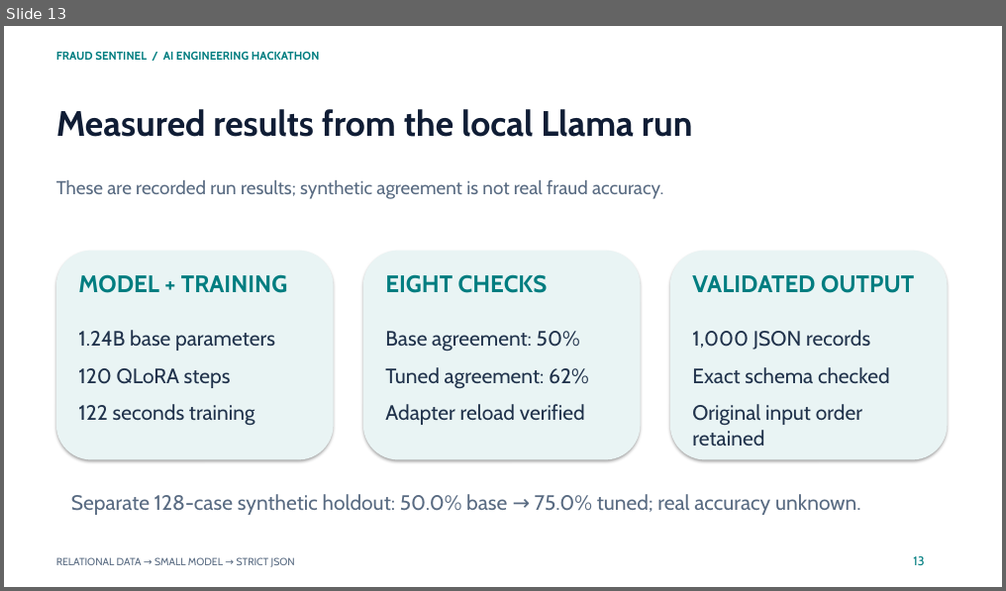
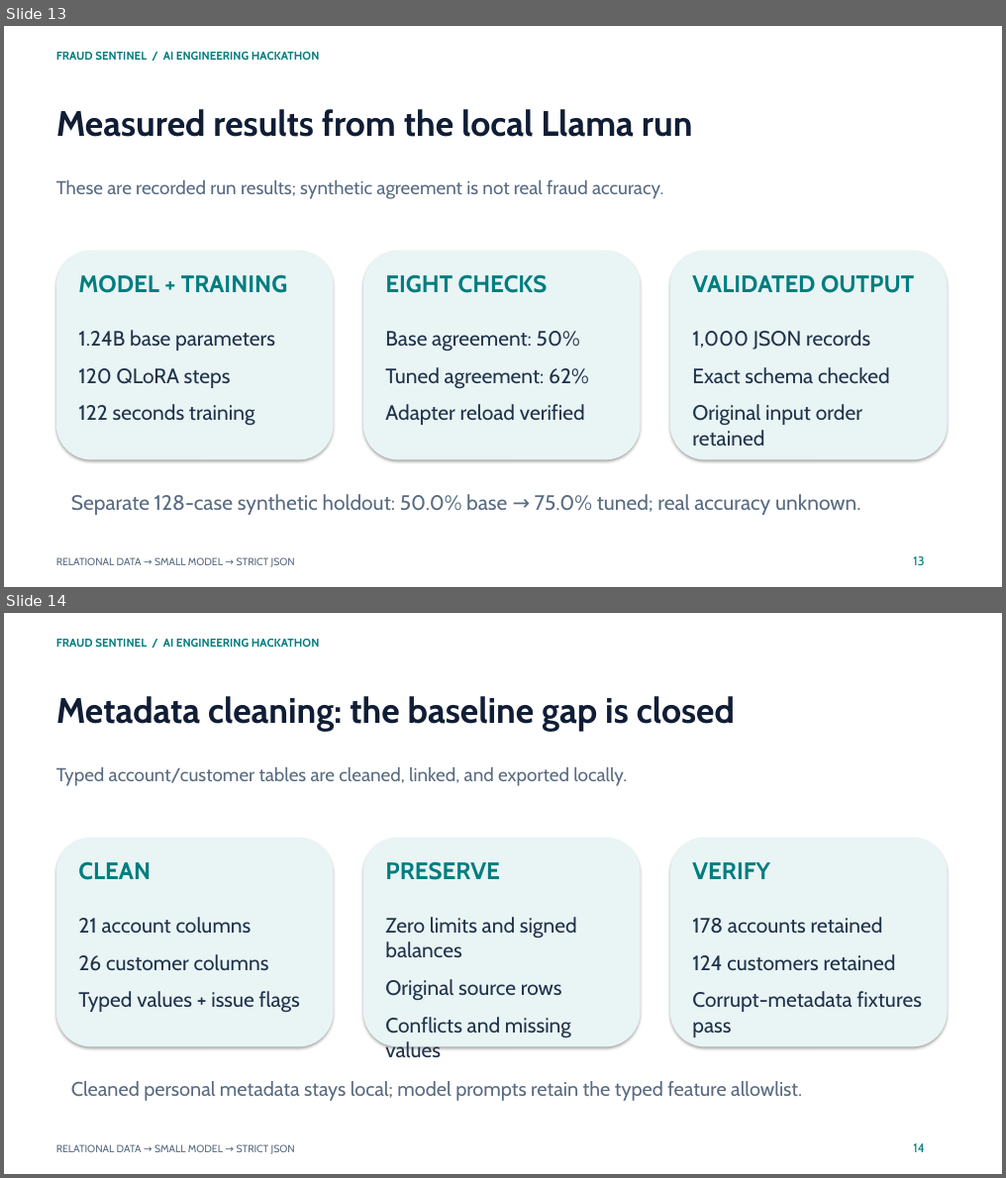
Before and after one commit to Vinay1656/fraud-sentinel, a slide deck: docs/presentation.pptx. Shown one above the other, each under a label of ours: slide 13 before the commit, slides 13 and 14 after it. The pictures are 1006x591 and 1006x1178 pixels, drawn with LibreOffice and Linux fonts; fonts in the diff are those of the drawing. Boxes give left, top, right and bottom in pixels: in the first picture for what was removed or moved away, otherwise in the second. Text is boxed around its words. In the diff, an @@ line names an element or a change of style, - is before the commit and + after.

Commit message:
Complete metadata cleaning and publish verified notebook results

```diff
--- a/docs/presentation.pptx
+++ b/docs/presentation.pptx
@@ slide 14 added at (x1=4, y1=613, x2=1002, y2=1174), background #FFFFFF @@
@@ text added at (x1=56, y1=638, x2=319, y2=647), 11 pt, text #007D80, bold @@
+FRAUD SENTINEL / AI ENGINEERING HACKATHON
@@ text added at (x1=56, y1=696, x2=735, y2=731), 34 pt, text #101D35, bold @@
+Metadata cleaning: the baseline gap is closed
@@ text added at (x1=56, y1=767, x2=627, y2=786), 18 pt, text #596B82 @@
+Typed account/customer tables are cleaned, linked, and exported locally.
@@ rounded rectangle added at (x1=56, y1=838, x2=334, y2=1048), fill #E9F4F4 @@
@@ rounded rectangle added at (x1=363, y1=838, x2=641, y2=1048), fill #E9F4F4 @@
@@ rounded rectangle added at (x1=670, y1=838, x2=947, y2=1048), fill #E9F4F4 @@
@@ text added at (x1=78, y1=861, x2=151, y2=880), 23 pt, text #007D80, bold @@
+CLEAN
@@ text added at (x1=385, y1=861, x2=500, y2=880), 23 pt, text #007D80, bold @@
+PRESERVE
@@ text added at (x1=692, y1=862, x2=770, y2=879), 23 pt, text #007D80, bold @@
+VERIFY
@@ text added at (x1=78, y1=917, x2=300, y2=1013), 20 pt, text #20324B @@
+21 account columns
+26 customer columns
+Typed values + issue flags
@@ text added at (x1=385, y1=917, x2=577, y2=1058), 20 pt, text #20324B @@
+Zero limits and signed balances
+Original source rows
+Conflicts and missing values
@@ text added at (x1=692, y1=917, x2=922, y2=1038), 20 pt, text #20324B @@
+178 accounts retained
+124 customers retained
+Corrupt-metadata fixtures pass
@@ text added at (x1=71, y1=1081, x2=802, y2=1101), 19 pt, text #596B82 @@
+Cleaned personal metadata stays local; model prompts retain the typed feature allowlist.
@@ text added at (x1=56, y1=1145, x2=295, y2=1155), 10 pt, text #596B82 @@
+RELATIONAL DATA → SMALL MODEL → STRICT JSON
@@ text added at (x1=913, y1=1144, x2=924, y2=1153), 12 pt, text #007D80 @@
+14
```
Also in this commit, not shown: 12 other files.
